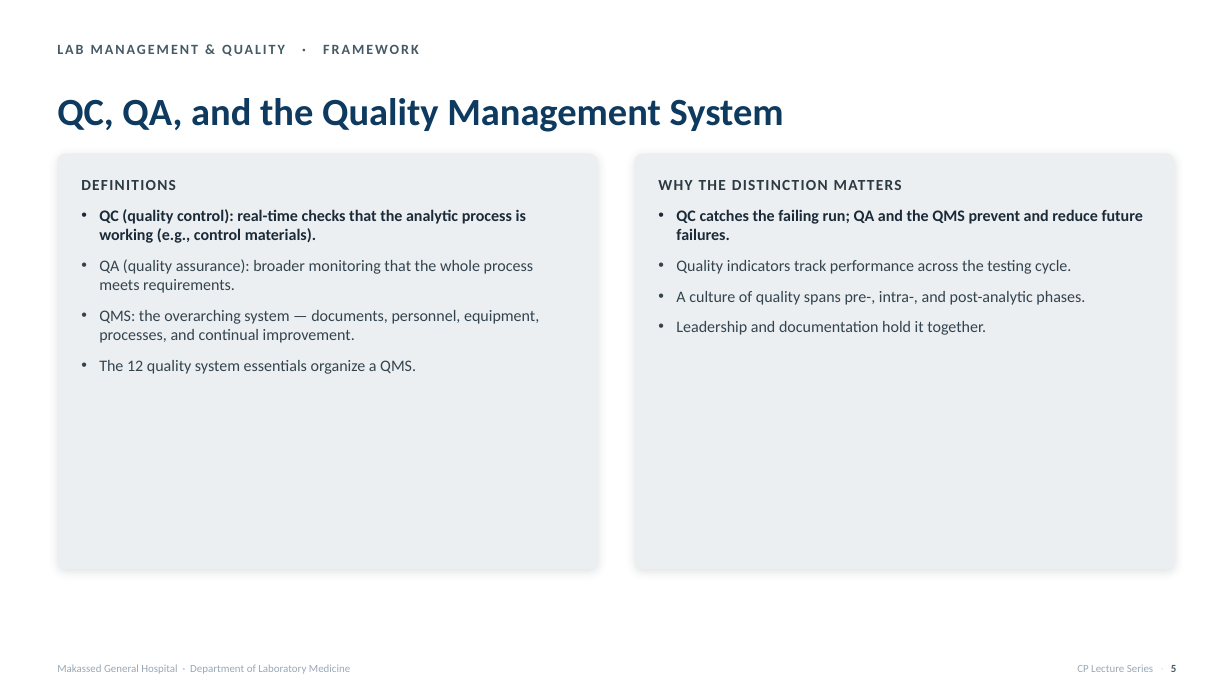
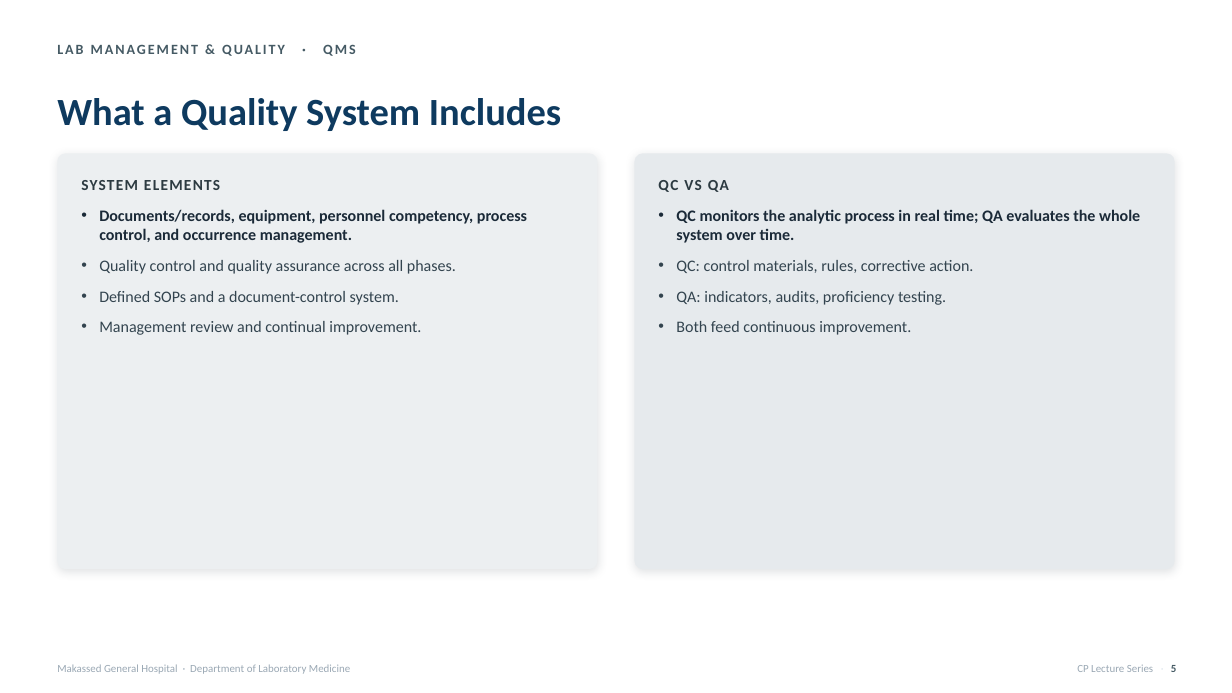
Before and after one commit to omarzbaba/makassed-cp-curriculum, a slide deck: slide 6 of decks/LabMgmt_01_Quality-Management-Systems.pptx. Drawn at 1232x693 pixels with LibreOffice and Linux fonts; fonts in the diff are those of the drawing. Boxes give left, top, right and bottom in pixels: in the first picture for what was removed or moved away, otherwise in the second. Text is boxed around its words. In the diff, an @@ line names an element or a change of style, - is before the commit and + after.

```diff
--- a/decks/LabMgmt_01_Quality-Management-Systems.pptx
+++ b/decks/LabMgmt_01_Quality-Management-Systems.pptx
@@ text at (57, 44, 356, 56): text changed @@
-LAB MANAGEMENT & QUALITY · FRAMEWORK
+LAB MANAGEMENT & QUALITY · QMS
@@ text at (57, 98, 561, 131): text changed @@
-QC, QA, and the Quality Management System
+What a Quality System Includes
@@ rounded rectangle at (635, 153, 1176, 569): fill #ECEFF1 to #E6EAED @@
@@ text at (81, 180, 220, 190): text changed @@
-DEFINITIONS
+SYSTEM ELEMENTS
@@ text at (99, 209, 527, 335): text changed @@
-• QC (quality control): real-time checks that the analytic process is working (e.g., control materials).
-• QA (quality assurance): broader monitoring that the whole process meets requirements.
-• QMS: the overarching system — documents, personnel, equipment, processes, and continual improvement.
-• The 12 quality system essentials organize a QMS.
+• Documents/records, equipment, personnel competency, process control, and occurrence management.
+• Quality control and quality assurance across all phases.
+• Defined SOPs and a document-control system.
+• Management review and continual improvement.
@@ text at (658, 180, 729, 192): text changed @@
-WHY THE DISTINCTION MATTERS
+QC VS QA
@@ text at (676, 209, 1140, 335): text changed @@
-• QC catches the failing run; QA and the QMS prevent and reduce future failures.
-• Quality indicators track performance across the testing cycle.
-• A culture of quality spans pre-, intra-, and post-analytic phases.
-• Leadership and documentation hold it together.
+• QC monitors the analytic process in real time; QA evaluates the whole system over time.
+• QC: control materials, rules, corrective action.
+• QA: indicators, audits, proficiency testing.
+• Both feed continuous improvement.
```
Also in this commit, not shown: 18 other slides changed, 5 slides added, 1 slide removed, 30 other files.
